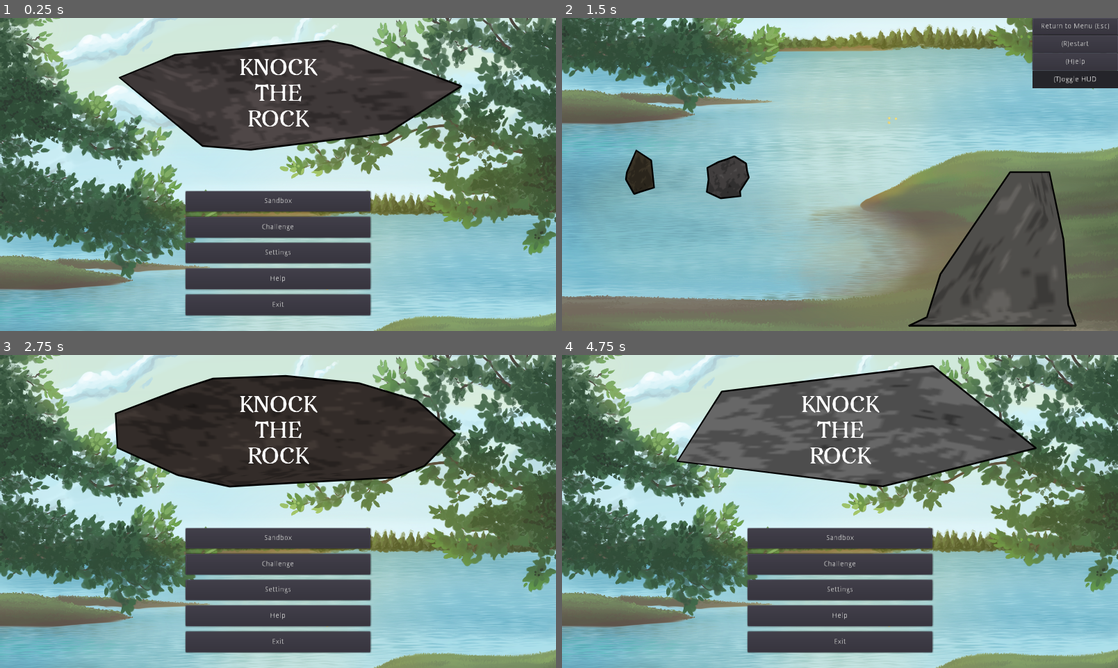
Above: before the commit, frames 1-4 (two rows, left to right).
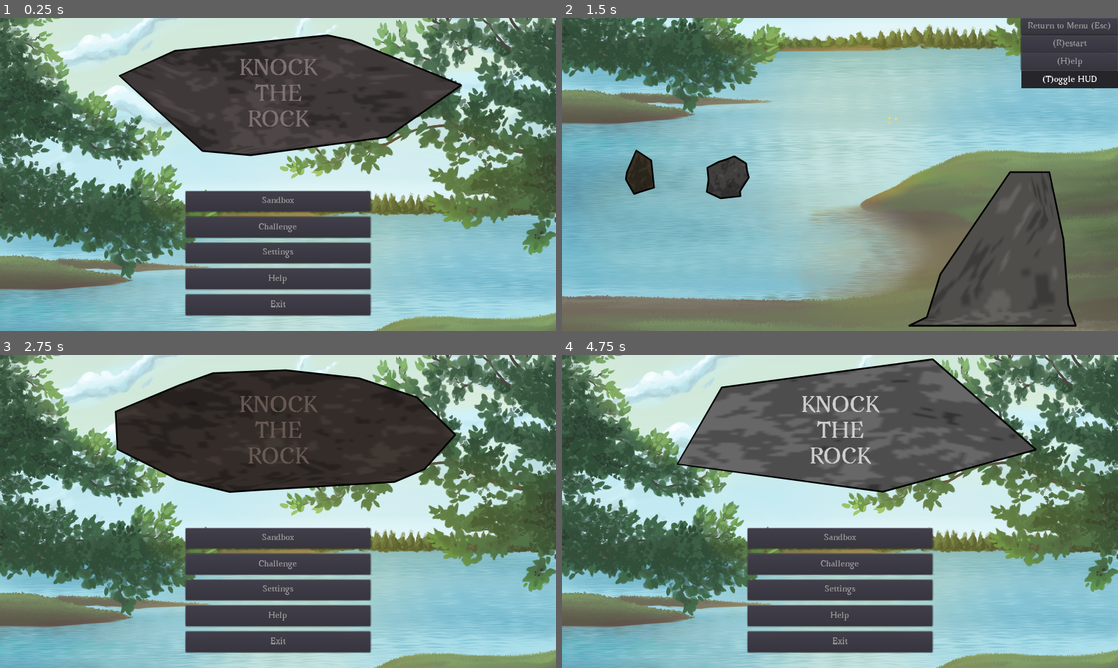
Above: after the commit, the same moments.

Repository: ebrahimebrahim/knock-the-rock
Game: Godot game, scene res://MenuScreen.tscn
Same seed, same stepped clock (60 frames per second), same inputs: the game is played once before the commit and once after it.
Inputs (mouse positions are in pixels of both pictures, inside the frame that each line leads up to):
- Up to frame 1 (0.25 s): no input
- Up to frame 2 (1.5 s): click "Sandbox" at 0.5 s; move the mouse to (962, 158) at 1.27 s; hold T (toggle_hud) from 1.28 s (still down); click (962, 158) at 1.42 s
- Up to frame 3 (2.75 s): release T (toggle_hud) at 2 s; click "Return to Menu (Esc)" at 2 s
- Up to frame 4 (4.75 s): click "Challenge" at 2.75 s; move the mouse to (728, 527) at 3.52 s; tap T (toggle_hud) at 3.6 s; click (728, 527) at 3.67 s; click "Return to Menu (Esc)" at 4.25 s

The runs differ from the first frame. In frame 1, 3.1% of the frame differs, in the area x 21-84%, y 5-93%; in frame 2, 0.8%; in frame 3, 3.3%; in frame 4, 3.7%, in the area x 20-86%, y 1-93%.

Commit message:
create theme with Avara font on button; apply to all buttons

Diff:
--- a/ktr/GameBase.tscn
+++ b/ktr/GameBase.tscn
@@ -1,8 +1,9 @@
-[gd_scene load_steps=5 format=2]
+[gd_scene load_steps=6 format=2]
 
 [ext_resource path="res://images/bg.png" type="Texture" id=1]
 [ext_resource path="res://GameBase.gd" type="Script" id=2]
 [ext_resource path="res://Help.tscn" type="PackedScene" id=3]
+[ext_resource path="res://theme.tres" type="Theme" id=4]
 
 [sub_resource type="RectangleShape2D" id=1]
 extents = Vector2( 553, 200 )
@@ -39,20 +40,22 @@
 shape = SubResource( 1 )
 
 [node name="HUDZone" type="VBoxContainer" parent="."]
-margin_left = 902.0
+margin_left = 880.0
 margin_right = 1066.0
 margin_bottom = 135.0
 custom_constants/separation = 0
 __meta__ = {
+"_edit_group_": true,
 "_edit_lock_": true,
 "_edit_use_anchors_": false
 }
 
 [node name="ReturnButton" type="Button" parent="HUDZone"]
-margin_right = 164.0
+margin_right = 186.0
 margin_bottom = 33.0
 size_flags_horizontal = 3
 size_flags_vertical = 3
+theme = ExtResource( 4 )
 text = "Return to Menu (Esc)"
 __meta__ = {
 "_edit_use_anchors_": false
@@ -60,10 +63,11 @@
 
 [node name="RestartButton" type="Button" parent="HUDZone"]
 margin_top = 33.0
-margin_right = 164.0
+margin_right = 186.0
 margin_bottom = 66.0
 size_flags_horizontal = 3
 size_flags_vertical = 3
+theme = ExtResource( 4 )
 text = "(R)estart"
 __meta__ = {
 "_edit_use_anchors_": false
@@ -71,10 +75,11 @@
 
 [node name="HelpButton" type="Button" parent="HUDZone"]
 margin_top = 66.0
-margin_right = 164.0
+margin_right = 186.0
 margin_bottom = 99.0
 size_flags_horizontal = 3
 size_flags_vertical = 3
+theme = ExtResource( 4 )
 text = "(H)elp"
 __meta__ = {
 "_edit_use_anchors_": false
@@ -82,10 +87,11 @@
 
 [node name="Panel" type="Panel" parent="HUDZone"]
 margin_top = 99.0
-margin_right = 164.0
+margin_right = 186.0
 margin_bottom = 135.0
 size_flags_horizontal = 3
 size_flags_vertical = 3
+theme = ExtResource( 4 )
 
 [node name="Label" type="Label" parent="HUDZone/Panel"]
 anchor_left = 0.5
--- a/ktr/Help.tscn
+++ b/ktr/Help.tscn
@@ -1,6 +1,7 @@
-[gd_scene load_steps=3 format=2]
+[gd_scene load_steps=4 format=2]
 
 [ext_resource path="res://Help.gd" type="Script" id=1]
+[ext_resource path="res://theme.tres" type="Theme" id=2]
 
 [sub_resource type="StyleBoxLine" id=1]
 color = Color( 1, 1, 1, 1 )
@@ -168,6 +169,7 @@
 margin_bottom = 20.0
 size_flags_horizontal = 3
 size_flags_vertical = 3
+theme = ExtResource( 2 )
 text = "(H)ide Help"
 __meta__ = {
 "_edit_use_anchors_": false
--- a/ktr/Logo.gd
+++ b/ktr/Logo.gd
@@ -13,7 +13,7 @@
 func _ready():
 	randomize()
 	generate_texture()
-	self_modulate = generate_color()
+	modulate = generate_color()
 	generate_polygon()
 
 func generate_texture():
--- a/ktr/MenuScreen.tscn
+++ b/ktr/MenuScreen.tscn
@@ -1,5 +1,6 @@
-[gd_scene load_steps=7 format=2]
+[gd_scene load_steps=8 format=2]
 
+[ext_resource path="res://theme.tres" type="Theme" id=1]
 [ext_resource path="res://images/bg.png" type="Texture" id=2]
 [ext_resource path="res://MenuScreen.gd" type="Script" id=3]
 [ext_resource path="res://Help.tscn" type="PackedScene" id=4]
@@ -56,7 +57,7 @@
 }
 
 [node name="yRadius" type="Position2D" parent="LogoZone/Logo"]
-position = Vector2( 0, -100 )
+position = Vector2( 0, -110 )
 __meta__ = {
 "_gizmo_extents_": 19.7
 }
@@ -107,6 +108,7 @@
 margin_bottom = 39.0
 size_flags_horizontal = 3
 size_flags_vertical = 3
+theme = ExtResource( 1 )
 text = "Sandbox"
 
 [node name="ChlgButton" type="Button" parent="MenuZone/Menu"]
@@ -115,6 +117,7 @@
 margin_bottom = 88.0
 size_flags_horizontal = 3
 size_flags_vertical = 3
+theme = ExtResource( 1 )
 text = "Challenge"
 
 [node name="SettingsButton" type="Button" parent="MenuZone/Menu"]
@@ -123,6 +126,7 @@
 margin_bottom = 137.0
 size_flags_horizontal = 3
 size_flags_vertical = 3
+theme = ExtResource( 1 )
 text = "Settings"
 
 [node name="HelpButton" type="Button" parent="MenuZone/Menu"]
@@ -131,6 +135,7 @@
 margin_bottom = 186.0
 size_flags_horizontal = 3
 size_flags_vertical = 3
+theme = ExtResource( 1 )
 text = "Help"
 
 [node name="ExitButton" type="Button" parent="MenuZone/Menu"]
@@ -139,6 +144,7 @@
 margin_bottom = 238.0
 size_flags_horizontal = 3
 size_flags_vertical = 3
+theme = ExtResource( 1 )
 text = "Exit"
 
 [node name="HelpOverlay" type="Node2D" parent="."]
--- /dev/null
+++ b/ktr/theme.tres
@@ -0,0 +1,20 @@
+[gd_resource type="Theme" load_steps=3 format=2]
+
+[ext_resource path="res://fonts/Avara.ttf" type="DynamicFontData" id=1]
+
+[sub_resource type="DynamicFont" id=3]
+font_data = ExtResource( 1 )
+
+[resource]
+default_font = SubResource( 3 )
+Button/colors/font_color = Color( 0.611765, 0.607843, 0.607843, 1 )
+Button/colors/font_color_disabled = Color( 0.9, 0.9, 0.9, 0.2 )
+Button/colors/font_color_hover = Color( 0.94, 0.94, 0.94, 1 )
+Button/colors/font_color_pressed = Color( 1, 1, 1, 1 )
+Button/constants/hseparation = 2
+Button/fonts/font = null
+Button/styles/disabled = null
+Button/styles/focus = null
+Button/styles/hover = null
+Button/styles/normal = null
+Button/styles/pressed = null
